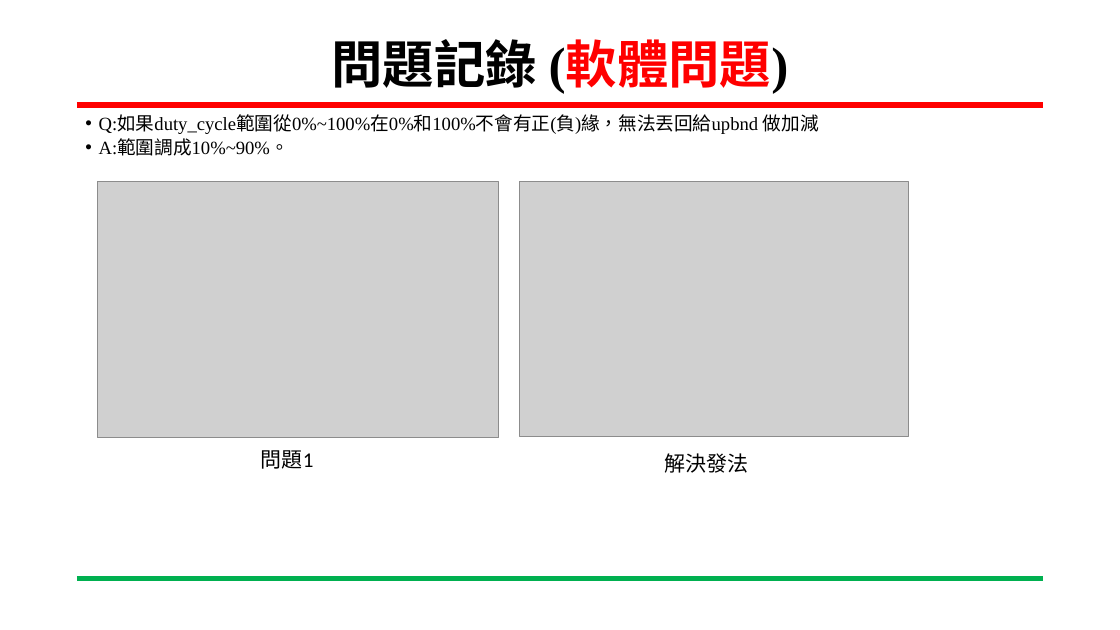
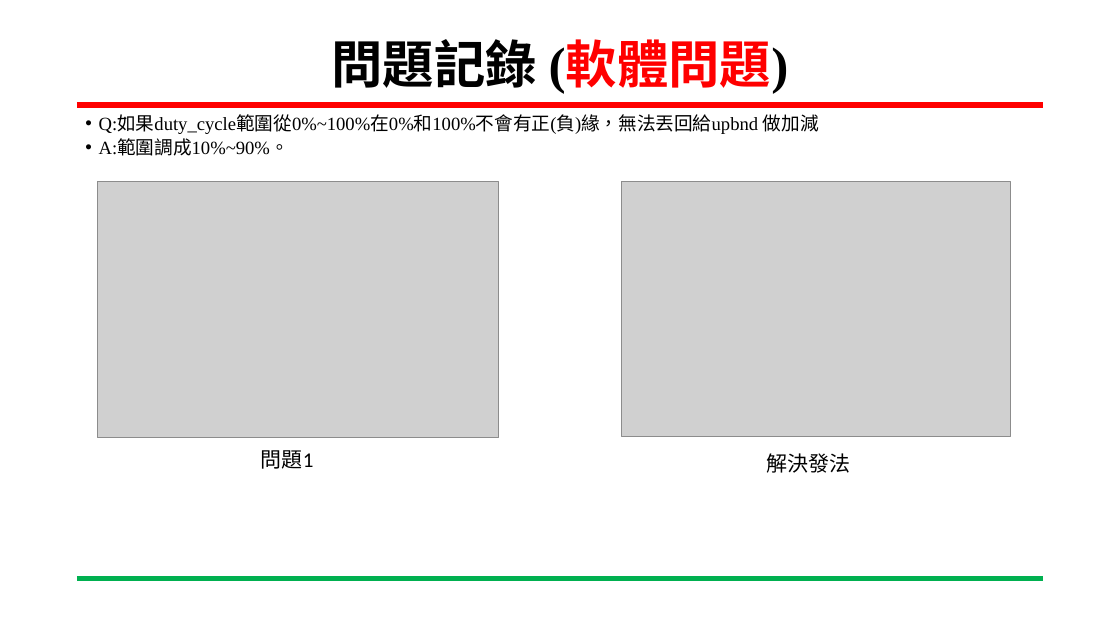
Before and after one commit to chjason123/SoC_, a slide deck: slide 14 of 專案進度報告_陳冠華_20241227.pptx. Drawn at 1120x630 pixels with LibreOffice and Linux fonts; fonts in the diff are those of the drawing; grey boxes stand for pictures; background and template pictures are left out. Boxes give left, top, right and bottom in pixels: in the first picture for what was removed or moved away, otherwise in the second. Text is boxed around its words. In the diff, an @@ line names an element or a change of style, - is before the commit and + after.

```diff
--- a/專案進度報告_陳冠華_20241227.pptx
+++ b/專案進度報告_陳冠華_20241227.pptx
@@ picture: place and size @@
-picture at box(519, 181, 909, 436)
+picture at box(621, 181, 1011, 436)
@@ text "解決發法": place and size @@
-text "解決發法" at box(664, 453, 748, 473)
+text "解決發法" at box(766, 453, 850, 473)
```
Also in this commit, not shown: 1 other slide changed.
